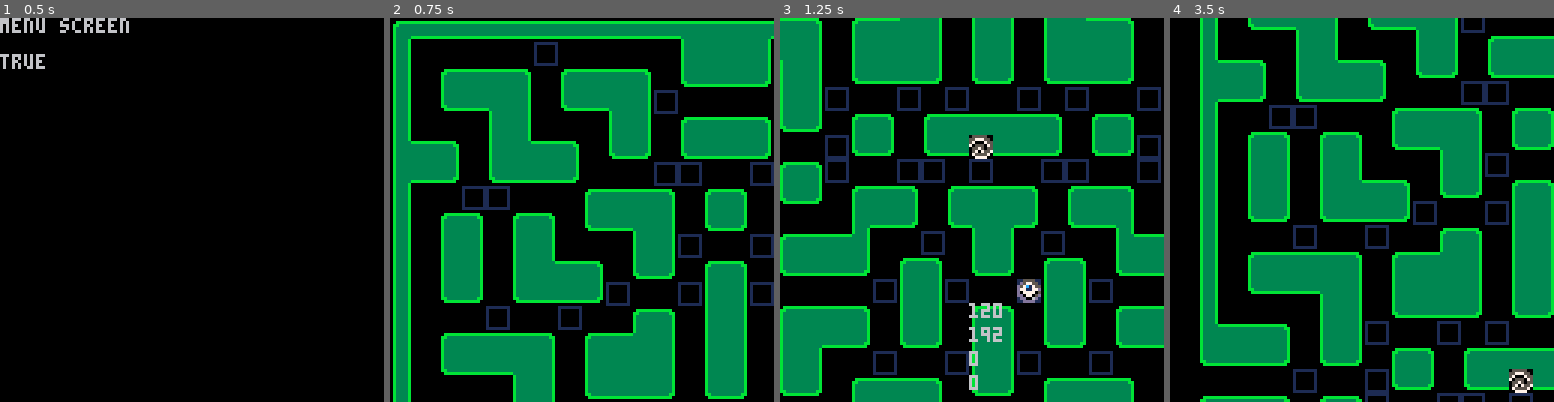
Above: before the commit, frames 1-4 (left to right).
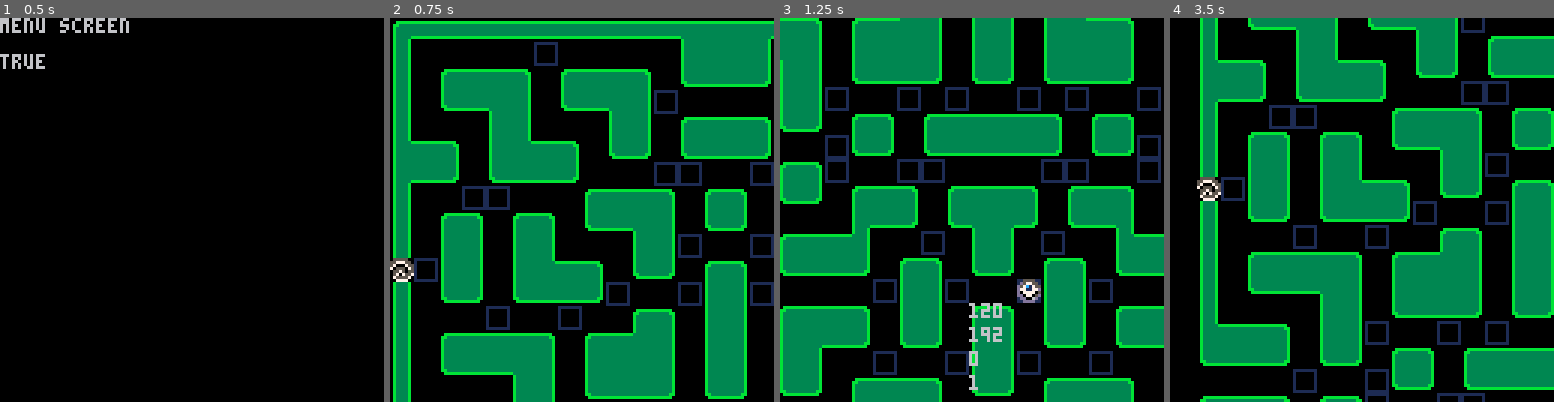
Above: after the commit, the same moments.

Repository: gnarza/CreepyCrawlers
Game: PICO-8 cartridge src/creepycrawler.p8
The game is run twice, just before and just after one commit, with the same random seed, the same clock (stepped at 60 frames per second) and the same inputs.
Inputs:
- Up to frame 1 (0.5 s): tap X (X key) at 0.33 s
- Up to frame 2 (0.75 s): tap O (Z key) at 0.7 s
- Up to frame 3 (1.25 s): tap X (X key) at 1.07 s
- Up to frame 4 (3.5 s): hold Right 1.6-2.1 s; tap O (Z key) every 0.4 s from 1.7 to 3.3 s; tap X (X key) at 1.85, 2.97 s; hold Up 2.15-2.42 s; hold Right 2.47-3.03 s; hold Left from 3.08 s (still down)

Frame 1 is identical in both runs. In frame 2, 0.5% of the frame differs, in the area x 0-13%, y 62-69%; in frame 3, 0.6%; in frame 4, 0.9%, in the area x 7-95%, y 41-100%.

Commit message:
Bug Spawning
Bug now spawn at given frequencies and at either of two spawning points

Diff:
--- a/src/creepycrawler.p8
+++ b/src/creepycrawler.p8
@@ -99,6 +99,8 @@
  crawlers={}
  bugs={}
  levels={}
+ currentLvl=1
+ rndSpawns=1
 
  spwn1=make_spawning_manager()
  make_level(spwn1,1)
@@ -126,9 +128,8 @@
  make_level(spwn3,3)
 
 
--- timer for tail draw and spawning
+-- timer for tail draw
  t=0
- s=0
 
  pl=make_crawler(112,192)
  pl.sprite=32
@@ -153,7 +154,7 @@
 
 	draw_crawlers()
   draw_bugs()
-  print(opp[1],pl.x-16,pl.y+32)
+  print(rndSpawns,pl.x-16,pl.y+32)
   print(opp[2],pl.x-16,pl.y+24)
   print(pl.x, pl.x-16,pl.y+8)
   print(pl.y, pl.x-16,pl.y+16)
@@ -164,14 +165,17 @@
   local l={}
   l.level=level or 1
   l.spwnMgr=spwn
-
-  add(l,levels)
+  --timers for spawning crawlers and bugs
+  l.sc=0
+  l.sb=0
+
+  add(levels,l)
 end
 
 function make_spawning_manager()
   local s={}
   s.bugFreq={300,450,600,750,900,1050,0,0,0}
-  s.bugLife={600,600,600,600,450,300}
+  s.bugLife={600,600,600,600,450,300,0,0,0}
   -- no more than this amount of bugs can exist on the map at a time
   s.bugSpawned={1,1,1,1,1,1,0,0,0}
 
@@ -180,7 +184,7 @@
   -- no more than this amount of crawlers can exist on the map at a time
   s.crawlerSpawned={1,2,2,3,3,3,4,4,4}
 
-  s.spawns={{104,144}}
+  s.spawns={{0,80},{216,80}}
   s.tunnels={{0,144},{216,144}}
 
   s.e={1,0.9,0.8,0.7,0.6,0.5,0.2,0.1,0}
@@ -201,6 +205,7 @@
   -- bug updated 30/sec
   -- 20 secs default life
   b.lifecyle=1200
+  b.deathPt=1
   --states:
   --1=crawl/wander
   --2=evade
@@ -274,6 +279,27 @@
   cam.y+=(cam.toY-cam.y)*0.14
   camera(cam.x-63,cam.y-63)
 
+  -- code for spawning bugs and crawelers
+  lvl=levels[currentLvl]
+  spawner=lvl.spwnMgr
+  -- lvl.sc+=1
+  lvl.sb+=1
+  -- make a new crawler if reached frequency and meet other criteria
+  -- if(spawner.crawlerFreq[pl.length] =< lvl.sc and spawner.crawlerSpawned[pl.length] > (#crawlers-1))then
+  --   -- lvl.sc=0
+  --   -- type=flr(rnd(1 * 10)) / 10
+  --   -- make_crawler
+  -- end
+  if((spawner.bugFreq[pl.length+1]<=lvl.sb) and (spawner.bugSpawned[pl.length+1]>#bugs))then
+    lvl.sb=0
+    spwnPoints=spawner.spawns
+    rndSpawns = flr(rnd(#spwnPoints))+1
+    make_bug(spwnPoints[rndSpawns][1],spwnPoints[rndSpawns][2])
+    bugs[#bugs].dx=1
+    bugs[#bugs].lifecyle=spawner.bugLife[pl.length+1]
+    bugs[#bugs].deathPt=rndSpawns
+  end
+
 end
 
 function update_crawlers()
@@ -310,7 +336,9 @@
         end
         a.tail=newTail
         a.length+=1
-        a.speed-=.1
+        if(a.pl)then
+          pl.speed-=.01
+        end
 
         -- check all the crawlers to make sure you delete and replace the
         -- coords for bugx and bugy
@@ -441,8 +469,10 @@
 
     -- change the state of the bug depending on how far away the player is
     -- also the current state must not be terminate
+    -- evade
     if(dist(pl.x,b.x,pl.y,b.y)<80 and b.state!=3)then
       b.state=2
+    -- wander
     else
       b.state=1
     end
@@ -460,7 +490,7 @@
 
       --3=terminate/go back to spawning point
       elseif(b.state==3)then
-        trg_mv(b,spawns[1][1],spawns[1][2])
+        trg_mv(b,levels[currentLvl].spwnMgr.spawns[b.deathPt][1],levels[currentLvl].spwnMgr.spawns[b.deathPt][2])
       end
     end
     b.x+=b.dx*b.speed
@@ -766,7 +796,7 @@
 0a00002323000000091d1d0800090800091d1d08000000232300000a00000000000000000000000000000000000000000000000000000000000000000000000000000000000000000000000000000000000000000000000000000000000000000000000000000000000000000000000000000000000000000000000000000000
 0a00090800090800060f130e000607000d100f07000908000908000a00000000000000000000000000000000000000000000000000000000000000000000000000000000000000000000000000000000000000000000000000000000000000000000000000000000000000000000000000000000000000000000000000000000
 0a000d0e000d0e0000000d0e230000230d0e0000000d0e000d0e000a00000000000000000000000000000000000000000000000000000000000000000000000000000000000000000000000000000000000000000000000000000000000000000000000000000000000000000000000000000000000000000000000000000000
-0a000d0e000d121d0800060700090800060700091d110e000d0e000a00000000000000000000000000000000000000000000000000000000000000000000000000000000000000000000000000000000000000000000000000000000000000000000000000000000000000000000000000000000000000000000000000000000
+24230d0e000d121d0800060700090800060700091d110e000d0e232400000000000000000000000000000000000000000000000000000000000000000000000000000000000000000000000000000000000000000000000000000000000000000000000000000000000000000000000000000000000000000000000000000000
 0a00060700060f0f07230000230d0e23000023060f0f07000607000a00000000000000000000000000000000000000000000000000000000000000000000000000000000000000000000000000000000000000000000000000000000000000000000000000000000000000000000000000000000000000000000000000000000
 0a0000002300002300000908000d0e0009080000230000230000000a00000000000000000000000000000000000000000000000000000000000000000000000000000000000000000000000000000000000000000000000000000000000000000000000000000000000000000000000000000000000000000000000000000000
 0a00091d1d1d0800091d110e000d0e000d121d0800091d1d1d08000a00000000000000000000000000000000000000000000000000000000000000000000000000000000000000000000000000000000000000000000000000000000000000000000000000000000000000000000000000000000000000000000000000000000
@@ -774,8 +804,8 @@
 0a000000000d0e00060f0f0700060700060f0f07000d0e000000000a00000000000000000000000000000000000000000000000000000000000000000000000000000000000000000000000000000000000000000000000000000000000000000000000000000000000000000000000000000000000000000000000000000000
 1a1d1d08000d0e23000023002300002300230000230d0e00091d1d1c00000000000000000000000000000000000000000000000000000000000000000000000000000000000000000000000000000000000000000000000000000000000000000000000000000000000000000000000000000000000000000000000000000000
 060f0f0700060700090800091d1d1d1d0800090800060700060f0f0700000000000000000000000000000000000000000000000000000000000000000000000000000000000000000000000000000000000000000000000000000000000000000000000000000000000000000000000000000000000000000000000000000000
-0000000023000023060700060f240f0f07000607230000230000000000000000000000000000000000000000000000000000000000000000000000000000000000000000000000000000000000000000000000000000000000000000000000000000000000000000000000000000000000000000000000000000000000000000
-091d1d080009082300002323002300002323000023090800091d1d0800000000000000000000000000000000000000000000000000000000000000000000000000000000000000000000000000000000000000000000000000000000000000000000000000000000000000000000000000000000000000000000000000000000
+0000000023000023060700060f0f0f0f07000607230000230000000000000000000000000000000000000000000000000000000000000000000000000000000000000000000000000000000000000000000000000000000000000000000000000000000000000000000000000000000000000000000000000000000000000000
+091d1d080009082300002323000000002323000023090800091d1d0800000000000000000000000000000000000000000000000000000000000000000000000000000000000000000000000000000000000000000000000000000000000000000000000000000000000000000000000000000000000000000000000000000000
 0b0f0f0700060700091d0800091d1d0800091d0800060700060f0f1b00000000000000000000000000000000000000000000000000000000000000000000000000000000000000000000000000000000000000000000000000000000000000000000000000000000000000000000000000000000000000000000000000000000
 0a00000023000000020f07000613100700060f04000000230000000a00000000000000000000000000000000000000000000000000000000000000000000000000000000000000000000000000000000000000000000000000000000000000000000000000000000000000000000000000000000000000000000000000000000
 0a00090800091d1d03000023000d0e002300000c1d1d08000908000a00000000000000000000000000000000000000000000000000000000000000000000000000000000000000000000000000000000000000000000000000000000000000000000000000000000000000000000000000000000000000000000000000000000
